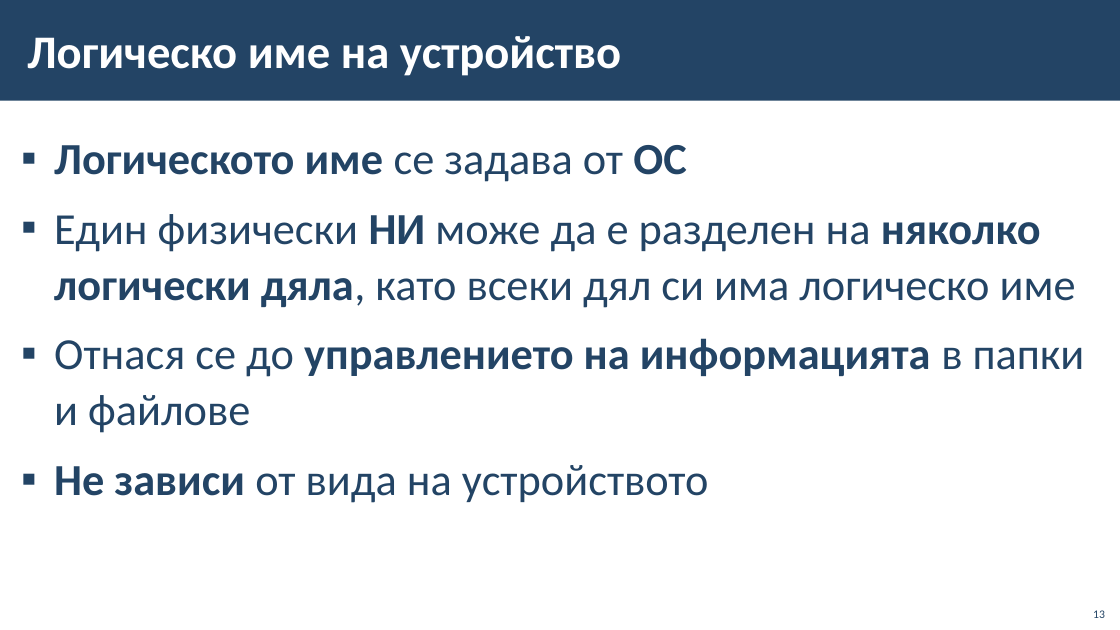
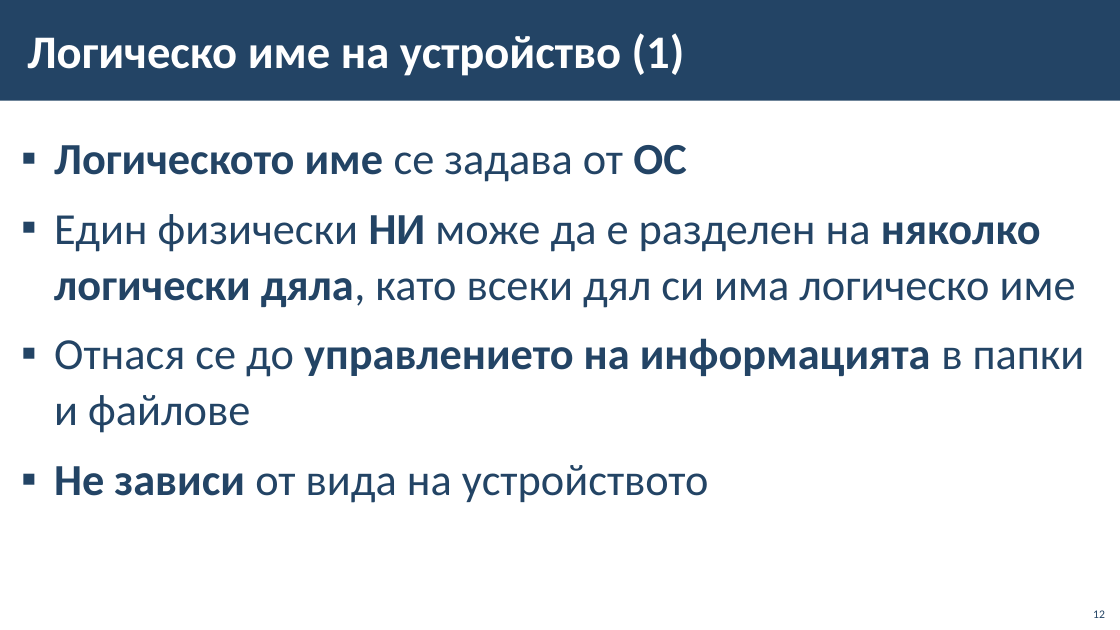
Before and after one commit to BG-IT-Edu/School-Programming, a slide deck: slide 12 of Courses/Computer-Modeling-and-IT/Computer-Modeling-and-IT-5-Class/03-Data-Storages/03-Data-Storages.pptx (slide 13 before the commit). Drawn at 1120x630 pixels with LibreOffice and Linux fonts; fonts in the diff are those of the drawing; background and template pictures are left out. Boxes give left, top, right and bottom in pixels: in the first picture for what was removed or moved away, otherwise in the second. Text is boxed around its words. In the diff, an @@ line names an element or a change of style, - is before the commit and + after.

```diff
--- a/Courses/Computer-Modeling-and-IT/Computer-Modeling-and-IT-5-Class/03-Data-Storages/03-Data-Storages.pptx
+++ b/Courses/Computer-Modeling-and-IT/Computer-Modeling-and-IT-5-Class/03-Data-Storages/03-Data-Storages.pptx
@@ title at box(27, 33, 685, 76): text changed @@
-Логическо име на устройство
+Логическо име на устройство (1)
```
Also in this commit, not shown: 3 other slides changed.
